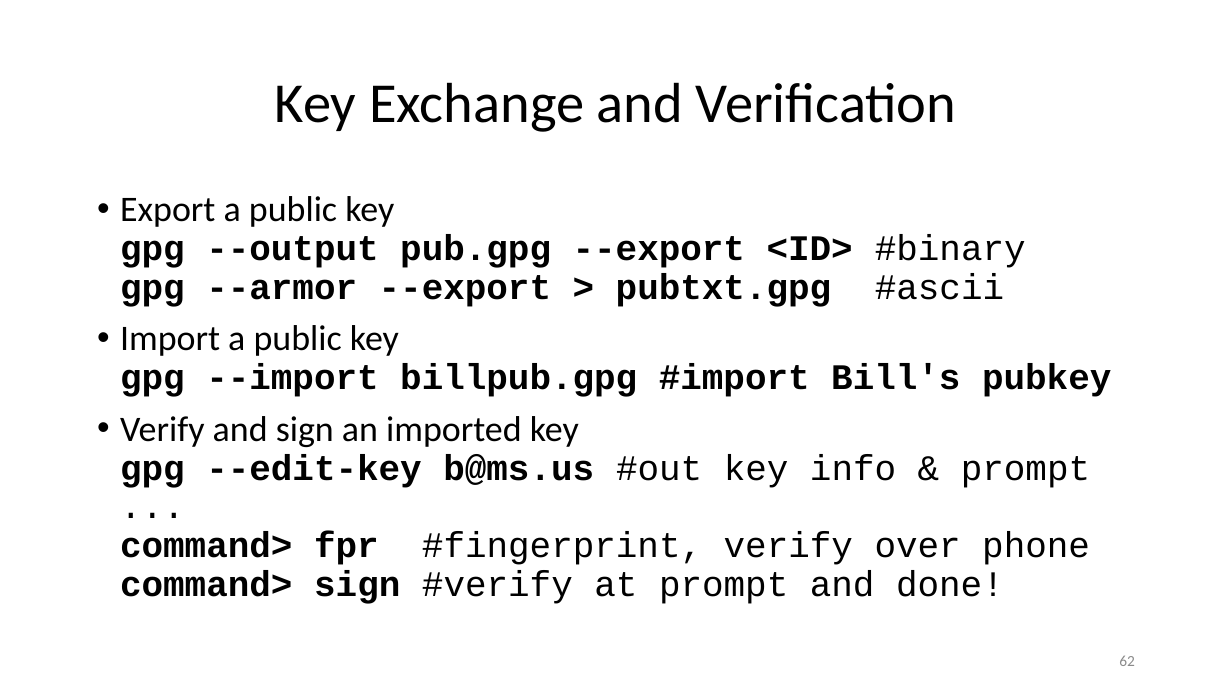
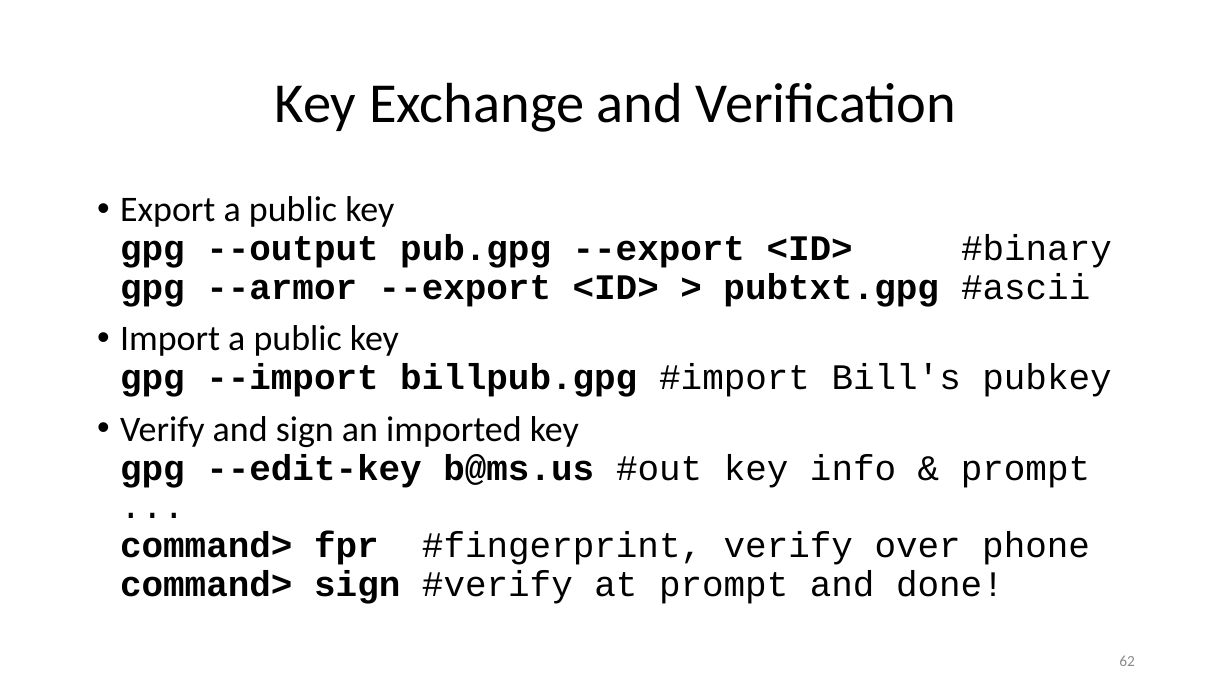
Before and after one commit to ketancmaheshwari/lisa19, a slide deck: slide 62 of lpt_LISA.pptx. Drawn at 1232x693 pixels with LibreOffice and Linux fonts; fonts in the diff are those of the drawing. Boxes give left, top, right and bottom in pixels: in the first picture for what was removed or moved away, otherwise in the second. Text is boxed around its words. In the diff, an @@ line names an element or a change of style, - is before the commit and + after.

```diff
--- a/lpt_LISA.pptx
+++ b/lpt_LISA.pptx
@@ text at (120, 196, 1112, 307): text changed @@
-• Export a public key
-  gpg --output pub.gpg --export <ID> #binary
-  gpg --armor --export > pubtxt.gpg #ascii
+• Export a public key
+  gpg --output pub.gpg --export <ID> #binary
+  gpg --armor --export <ID> > pubtxt.gpg #ascii
@@ text at (120, 325, 1111, 397): bold off in "#import Bill's pubkey" @@
```
Also in this commit, not shown: 19 other slides changed, 1 other file.
